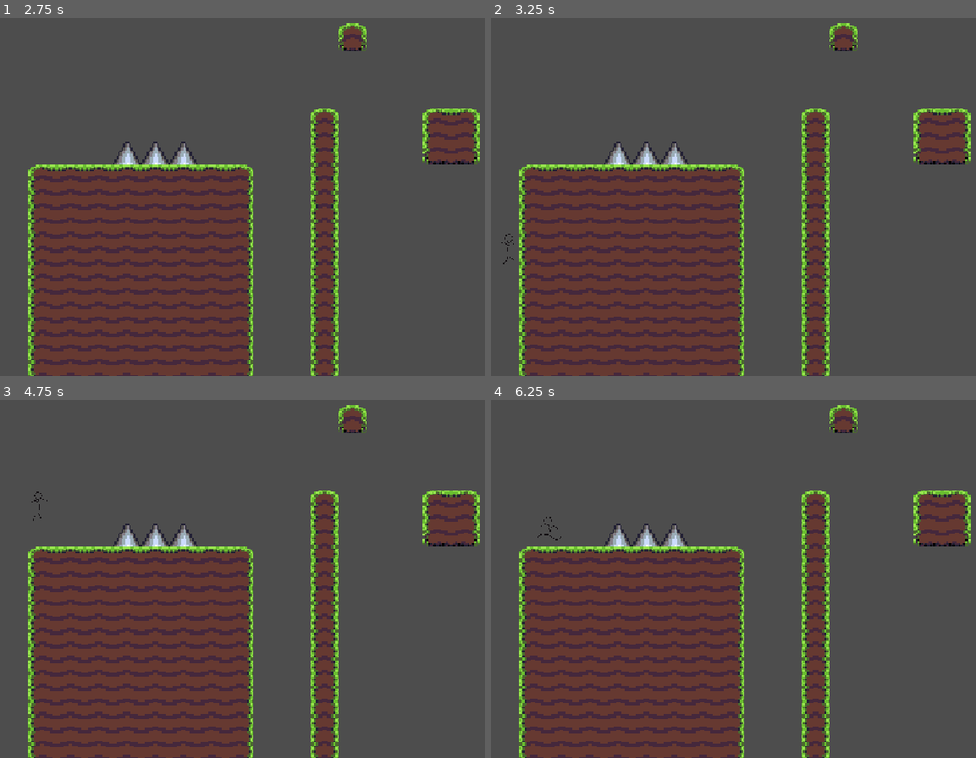
Above: before the commit, frames 1-4 (two rows, left to right).
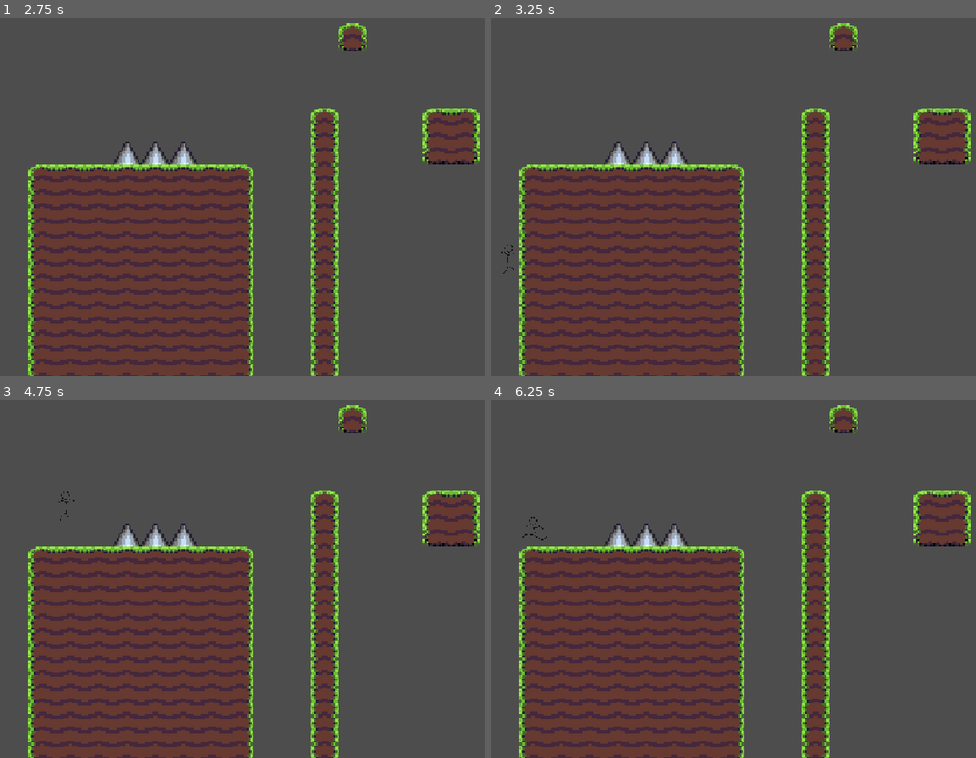
Above: after the commit, the same moments.

Repository: GamaGamerGG/hack-club-platformer-demo
Game: Godot game, scene res://scenes/main_scene.tscn
Two runs of this game, one before a commit and one after it. Both use one fixed random seed, a clock stepped at 60 frames per second and the inputs below.
Inputs:
- Up to frame 1 (2.75 s): hold Space (jump) 0.53-1.28 s; hold D (right) 0.53-2.03 s; tap Enter at 1.25 s; tap Space (jump) at 1.35, 1.52, 1.82 s; hold A (left) from 2.03 s (still down); hold Space (jump) from 2.03 s (still down)
- Up to frame 2 (3.25 s): release A (left) at 2.78 s; release Space (jump) at 2.78 s; hold D (right) from 2.78 s (still down); tap Space (jump) at 2.85, 3.02 s
- Up to frame 3 (4.75 s): tap Space (jump) at 3.32, 4.35, 4.52 s; hold Space (jump) 3.53-4.28 s; release D (right) at 4.28 s; hold A (left) from 4.28 s (still down)
- Up to frame 4 (6.25 s): tap Space (jump) at 4.82, 5.85, 6.02 s; tap Enter at 5 s; release A (left) at 5.03 s; hold D (right) 5.03-5.78 s; hold Space (jump) 5.03-5.78 s; hold A (left) from 5.78 s (still down)

Frame 1 is identical in both runs. In frame 2, less than 0.1% of the frame differs, in the area x 2-5%, y 60-72%; in frame 3, less than 0.1%; in frame 4, less than 0.1%, in the area x 6-15%, y 32-40%.

Commit message:
Implement extra jump counter

Diff:
--- a/project.godot
+++ b/project.godot
@@ -23,6 +23,10 @@
 [editor_plugins]
 
 enabled=PackedStringArray("res://addons/godot_super-wakatime/plugin.cfg")
+
+[gui]
+
+theme/custom_font="uid://jr48i2evqkpt"
 
 [input]
 
--- a/scenes/main_scene.tscn
+++ b/scenes/main_scene.tscn
@@ -362,6 +362,16 @@
 position = Vector2(0, 1.25)
 shape = SubResource("RectangleShape2D_sxuw7")
 
+[node name="JumpCounter" type="RichTextLabel" parent="Player" unique_id=1302554616]
+offset_left = -13.0
+offset_top = -56.0
+offset_right = 14.0
+offset_bottom = -25.0
+theme_override_font_sizes/normal_font_size = 24
+text = "1"
+horizontal_alignment = 1
+vertical_alignment = 2
+
 [node name="TileMapLayer" type="TileMapLayer" parent="." unique_id=564486156]
 texture_filter = 1
 scale = Vector2(3, 3)
--- a/scripts/player.gd
+++ b/scripts/player.gd
@@ -4,6 +4,7 @@
 
 @onready var anim_sprite := $AnimatedSprite2D
 @onready var hurtbox := $Hurtbox
+@onready var jump_counter := $JumpCounter
 @onready var spawn_pos := global_position
 
 const SPEED := 250.0
@@ -16,6 +17,13 @@
 var jumping := false
 var jumped := false
 var input := false
+var extra_jumps := 0
+
+func _process(delta: float) -> void:
+	if extra_jumps:
+		jump_counter.text = str(extra_jumps)
+	else:
+		jump_counter.text = ""
 
 func _physics_process(delta: float) -> void:
 
@@ -24,10 +32,14 @@
 	else:
 		jumped = false
 
+	if Input.is_action_just_released("jump"):
+		jumped = false
 
 	jumping = input and Input.is_action_pressed("jump") and jumpTimer < MAX_JUMP_TIME and jumped
 
-	if input and Input.is_action_just_pressed("jump") and is_on_floor():
+	if input and Input.is_action_just_pressed("jump") and (is_on_floor() or extra_jumps > 0):
+		if not is_on_floor():
+			extra_jumps -= 1
 		velocity.y = JUMP_VELOCITY
 		jumped = true
 
Binary file added: assets/Pixuf.ttf
Not shown, added: assets/Pixuf.ttf.import
